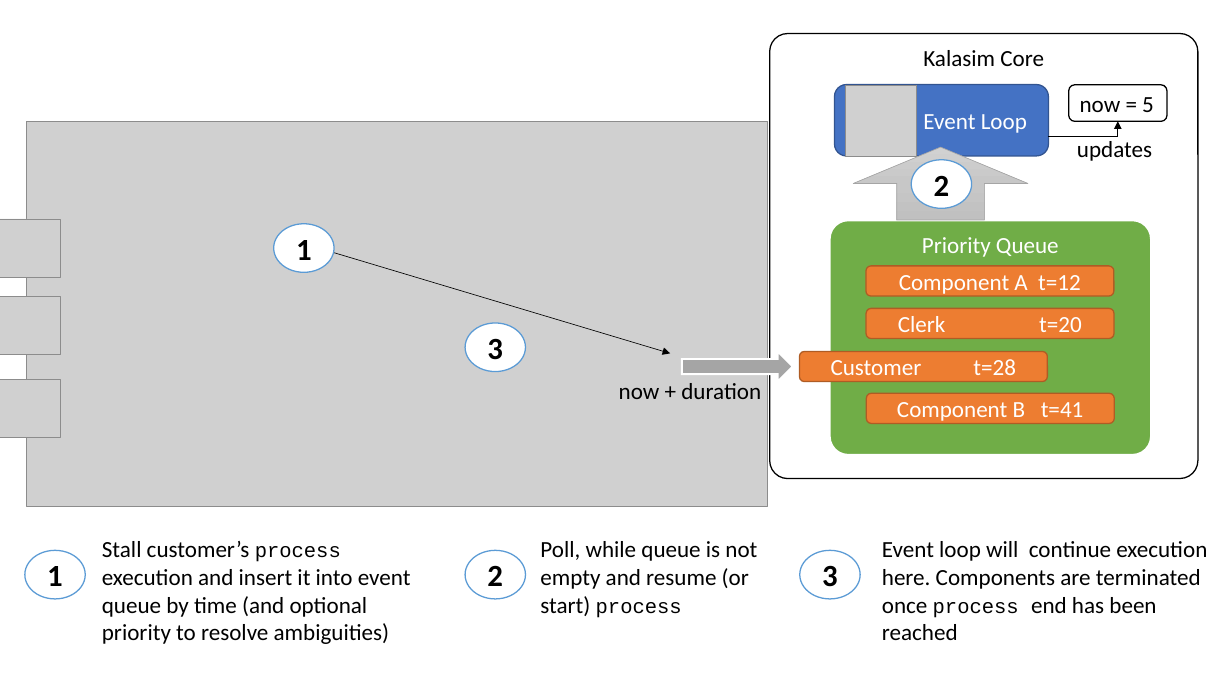
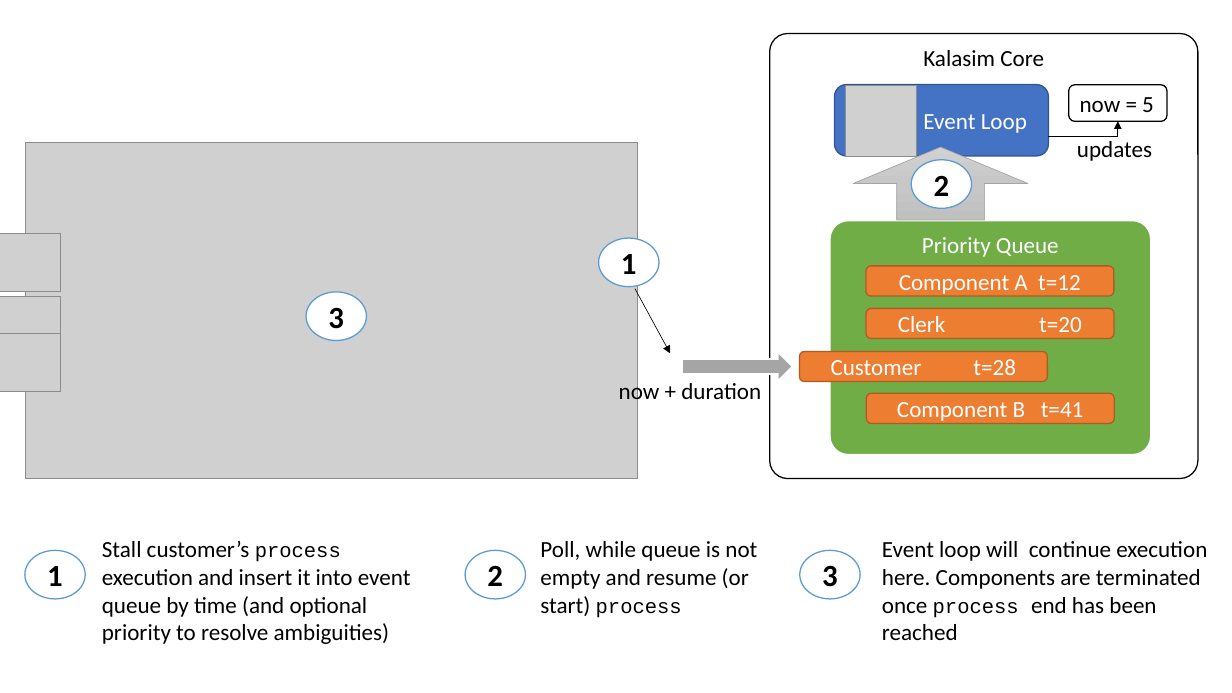
Before and after one commit to holgerbrandl/kalasim, a slide deck: slide 1 of docs/userguide/docs/basics_images/event_loop.pptx. Drawn at 1232x693 pixels with LibreOffice and Linux fonts; fonts in the diff are those of the drawing; grey boxes stand for pictures. Boxes give left, top, right and bottom in pixels: in the first picture for what was removed or moved away, otherwise in the second. Text is boxed around its words. In the diff, an @@ line names an element or a change of style, - is before the commit and + after.

```diff
--- a/docs/userguide/docs/basics_images/event_loop.pptx
+++ b/docs/userguide/docs/basics_images/event_loop.pptx
@@ picture: place and size @@
-picture at (27, 121, 768, 506)
+picture at (26, 142, 639, 479)
@@ picture: place and size @@
-picture at (0, 219, 60, 277)
+picture at (0, 234, 60, 292)
@@ ellipse "1": place and size @@
-ellipse "1" at (274, 224, 334, 273)
+ellipse "1" at (599, 238, 659, 287)
@@ ellipse "3": place and size @@
-ellipse "3" at (465, 323, 525, 372)
+ellipse "3" at (306, 292, 366, 341)
@@ arrow moved from (326, 250) - (670, 353) to (635, 288) - (670, 353) @@
@@ picture: place and size @@
-picture at (0, 380, 60, 438)
+picture at (0, 334, 60, 392)
```
Also in this commit, not shown: 4 other files.
